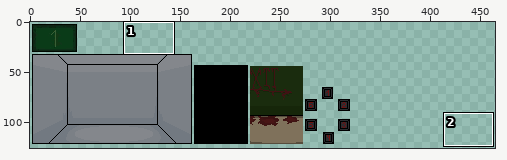
Sprite sheet, stored at assets/Elevator.png. The first picture is a wide view before the edit; the outline marks the close-up.
Close-up. Before the commit:
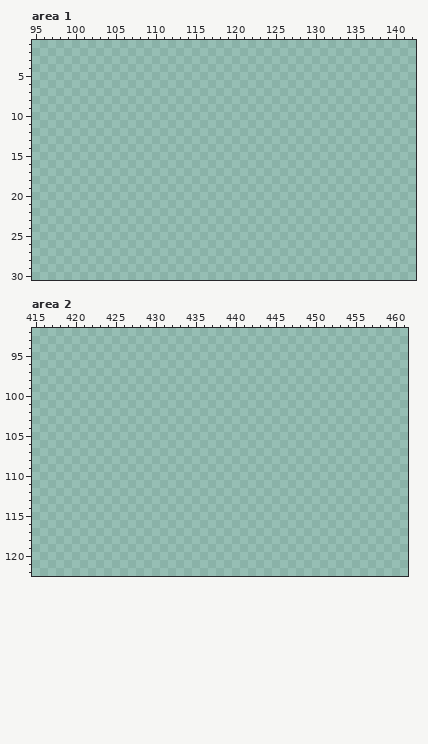
The file is 512x128 pixels. Colours within 5 levels of each other are drawn and written as one. Shown: area 1: x 95..142, y 1..30; area 2: x 415..461, y 92..122. The wide view leaves out empty margins. The commit also changed other parts of the picture, which this record leaves out.
New version:
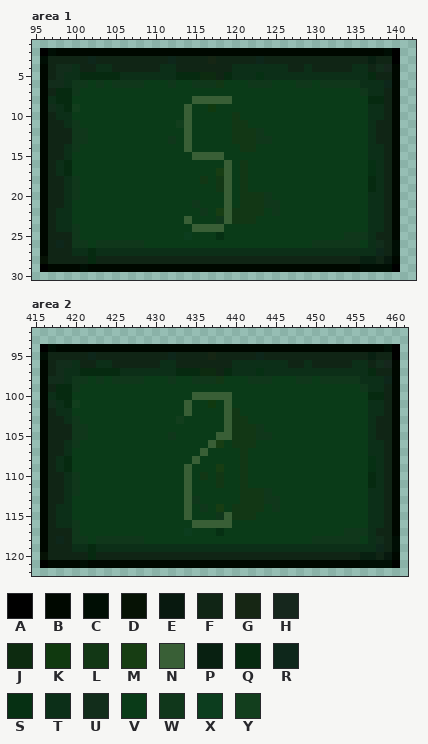
Palette (. is transparent): A #000000  B #000800  C #000e04  D #061205  E #08190f  F #102515  G #162614  H #16271d  J #0d2b10  K #10390f  L #123715  M #173d13  N #395f36  P #082011  Q #062a10  R #0e271b  S #063013  T #0c2f18  U #122d1b  V #0a3b18  W #10371b  X #0c3d1e  Y #123e1d
The edit:
Changed rows in their new state; - is an unchanged pixel.
Area 1:
first column x 96:
 2 ACBBBBBBBBBBBBBBBBBBBBBBBBBBBBBBBBBBBBBBBBBCA
 3 CFFFFFRFFFFFFFFFRFFFFGFFFFFRFFFFFFFFFFFFFPFFA
 4 BFUUTFFTTFFFFFFTTFFFFFFFTTTTTTTFFTFFFFFTTFUHB
 5 BFUTTQQQQQTTTTTTTQQQJJFQTTTSTTTTTTTTTTTTTQFFB
 6 BUUTWWVWVWWWWVVVWVVWWWLVVVWWWVVVWWVWWWWWTTTRB
 7 BFQQWVVVVVVVVVVVVVVVVVVVVVVVVVVVVVVVVVVVWTTFB
 8 BTQQVVVVVVVVVVVVVVVNNNNNVVVVVVVVVVVVVVVVVQQFB
 9 BUTQYVVVVVVVVVVVVVNVVKVVVVVVVVVVVVVVVVVVVTTFB
10 BFTTVVVVVVVVVVVVVVNVVVVVLVVVVVVVVVVVVVVVVTTFB
11 BFFTWVVVVVVVVVVVVYNVVVVVLLVVVVVVVVVVVVVVVTFFB
12 BFFFWWVVVVVVVVVVVVNVVVVVLLLWVVVVVVVVVVVVVTFFB
13 BFFFWWVVVVVVVVVVWVNVVVVVLLLWWVVVVVVVVVVVVTFFB
14 BFFTWVVVVVVVVVVVVVNVVVVVVLLVVVVVVVVVVVVVVTTFB
15 BFFTVVVVVVVVVVVVVVVNNNNVVVVVVVVVVVVVVVVVVTTFB
16 BFTQVVVVVVVVVVVVVVVVVVVNVLVVVVVVVVVVVVVVVSTFB
17 BFTQVVVVVVVVVVVVVVVVVVMNVLVVVVVVVVVVVVVVVSTFB
18 BFFTWVVVVVVVVVVVVVVVLVLNVLVVVVVVVVVVVVVVVQTFB
19 BFFTWVVVVVVVVVVVVVVVVVLNVLVVVVVVVVVVVVVVVQTFB
20 BFFTWVVVVVVVVVVVVVVVVVVNVLLLWVVVVVVVVVVVVTTFB
21 BFFTVVVVVVVVVVVVVVVWVVVNVLLLWWVVVVVVVVVVVTTFB
22 BFTTVVVVVVVVVVVVVVVVWVMNLLLLVWVVVVVVVVVVVTTFB
23 BFTTVVVVVVVVVVVVVVNVVVWNLLLVVVVVVVVVVVVVVTTFB
24 BFTTWVVVVVVVVVVVVVVNNNNVVVVVVVVVVVVVVVVVVTTFB
25 BFFFWVVVVVVVVVVVVVXVVVSVVVVVVVVVVVVVVVWWWTFFB
26 BFRFWWVWWWWWWVVVVVVVVVVVVVVVVVVVVVWWWWWWVTUFC
27 BFFFTTQTTTTTTTTTTTTTTTTTTTTTTTTTTTTTTTTTTTRFC
28 DFFFFFQFFFFFFFFFFFFFFFFFFFFFFFFFFFFFFFFFPPFEB
29 ABBBBCBBBBBBBBBBBBBBBBBBBBBBBBBBBBBBBBBBCCCCA
Area 2:
first column x 416:
 94 ACBBBBBBBBBBBBBBBBBBBBBBBBBBBBBBBBBBBBBBBBBCA
 95 CFFFFFRFFFFFFFFFRFFFFGFFFFFRFFFFFFFFFFFFFPFFA
 96 BFUUTFFTTFFFFFFTTFFFFFFFTTTTTTTFFTFFFFFTTFUHB
 97 BFUTTQQQQQTTTTTTTQQQJJFQTTTSTTTTTTTTTTTTTQFFB
 98 BUUTWWVWVWWWWVVVWVVWWWLVVVWWWVVVWWVWWWWWTTTRB
 99 BFQQWVVVVVVVVVVVVVVVVVVVVVVVVVVVVVVVVVVVWTTFB
100 BTQQVVVVVVVVVVVVVVVNNNNNVVVVVVVVVVVVVVVVVQQFB
101 BUTQYVVVVVVVVVVVVVNVVKVNVVVVVVVVVVVVVVVVVTTFB
102 BFTTVVVVVVVVVVVVVVNVVVVNLVVVVVVVVVVVVVVVVTTFB
103 BFFTWVVVVVVVVVVVVYVVVVVNLLVVVVVVVVVVVVVVVTFFB
104 BFFFWWVVVVVVVVVVVVVVVVVNLLLWVVVVVVVVVVVVVTFFB
105 BFFFWWVVVVVVVVVVWVVVVVNNLLLWWVVVVVVVVVVVVTFFB
106 BFFTWVVVVVVVVVVVVVVVVNMVLLLVVVVVVVVVVVVVVTTFB
107 BFFTVVVVVVVVVVVVVVVVNVVVVLVVVVVVVVVVVVVVVTTFB
108 BFTQVVVVVVVVVVVVVVVNVVVVVLVVVVVVVVVVVVVVVSTFB
109 BFTQVVVVVVVVVVVVVVNVVVMVVLVVVVVVVVVVVVVVVSTFB
110 BFFTWVVVVVVVVVVVVVNVLVLVVLVVVVVVVVVVVVVVVQTFB
111 BFFTWVVVVVVVVVVVVVNVVVLVVLVVVVVVVVVVVVVVVQTFB
112 BFFTWVVVVVVVVVVVVVNVVVVVVLLLWVVVVVVVVVVVVTTFB
113 BFFTVVVVVVVVVVVVVVNWVVVVVLLLWWVVVVVVVVVVVTTFB
114 BFTTVVVVVVVVVVVVVVNVWVMVLLLLVWVVVVVVVVVVVTTFB
115 BFTTVVVVVVVVVVVVVVNVVVWNLLLVVVVVVVVVVVVVVTTFB
116 BFTTWVVVVVVVVVVVVVVNNNNNVVVVVVVVVVVVVVVVVTTFB
117 BFFFWVVVVVVVVVVVVVXVVVSVVVVVVVVVVVVVVVWWWTFFB
118 BFRFWWVWWWWWWVVVVVVVVVVVVVVVVVVVVVWWWWWWVTUFC
119 BFFFTTQTTTTTTTTTTTTTTTTTTTTTTTTTTTTTTTTTTTRFC
120 DFFFFFQFFFFFFFFFFFFFFFFFFFFFFFFFFFFFFFFFPPFEB
121 ABBBBCBBBBBBBBBBBBBBBBBBBBBBBBBBBBBBBBBBCCCCA
Boxes around the changes in both close-ups, in picture pixels (x1, y1, x2, y2):
added: (40, 48, 400, 272)
added: (40, 344, 400, 568)
